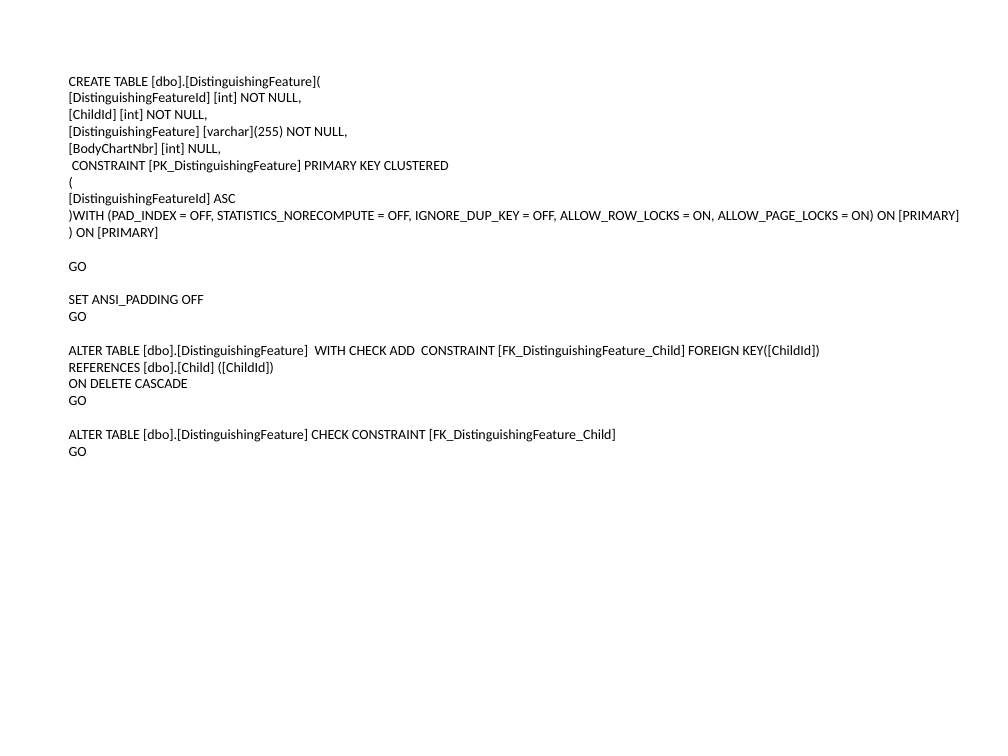
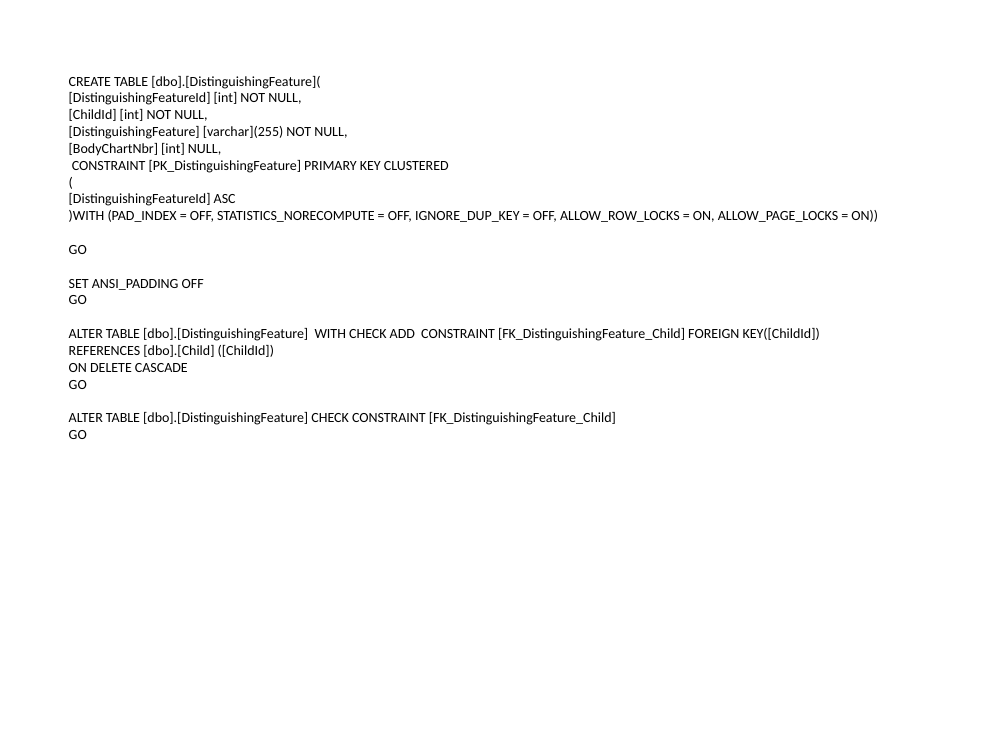
Before and after one commit to Magenic/MissingChildrenMinnesota, a slide deck: slide 8 of Docs/MCM Application Flow.pptx. Drawn at 1008x756 pixels with LibreOffice and Linux fonts; fonts in the diff are those of the drawing. Boxes give left, top, right and bottom in pixels: in the first picture for what was removed or moved away, otherwise in the second. Text is boxed around its words. In the diff, an @@ line names an element or a change of style, - is before the commit and + after.

```diff
--- a/Docs/MCM Application Flow.pptx
+++ b/Docs/MCM Application Flow.pptx
@@ text at <box>69,210,878,222</box>: text changed @@
-)WITH (PAD_INDEX = OFF, STATISTICS_NORECOMPUTE = OFF, IGNORE_DUP_KEY = OFF, ALLOW_ROW_LOCKS = ON, ALLOW_PAGE_LOCKS = ON) ON [PRIMARY]
-) ON [PRIMARY]
+)WITH (PAD_INDEX = OFF, STATISTICS_NORECOMPUTE = OFF, IGNORE_DUP_KEY = OFF, ALLOW_ROW_LOCKS = ON, ALLOW_PAGE_LOCKS = ON))
```
Also in this commit, not shown: 3 other slides changed.
